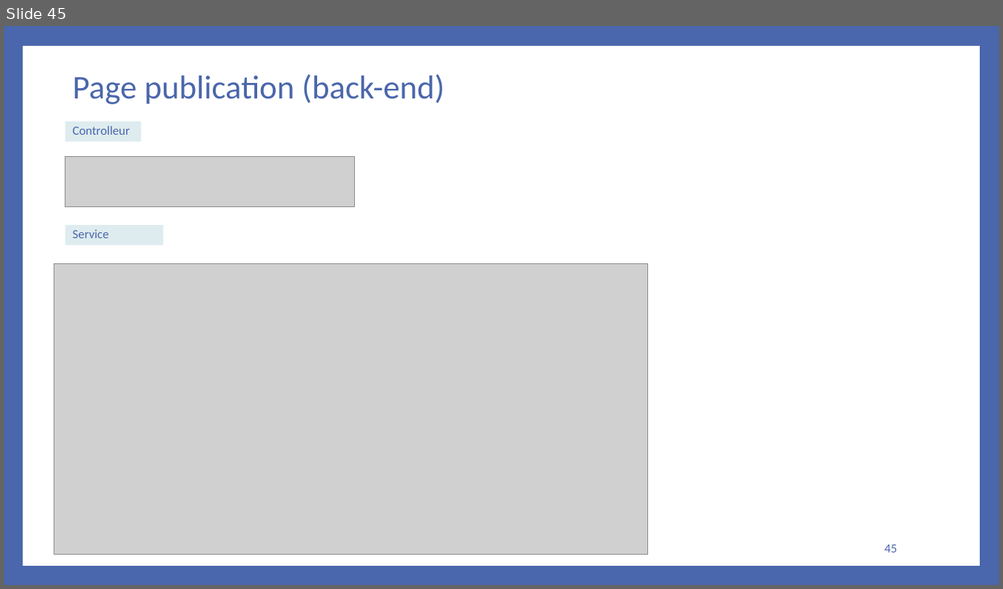
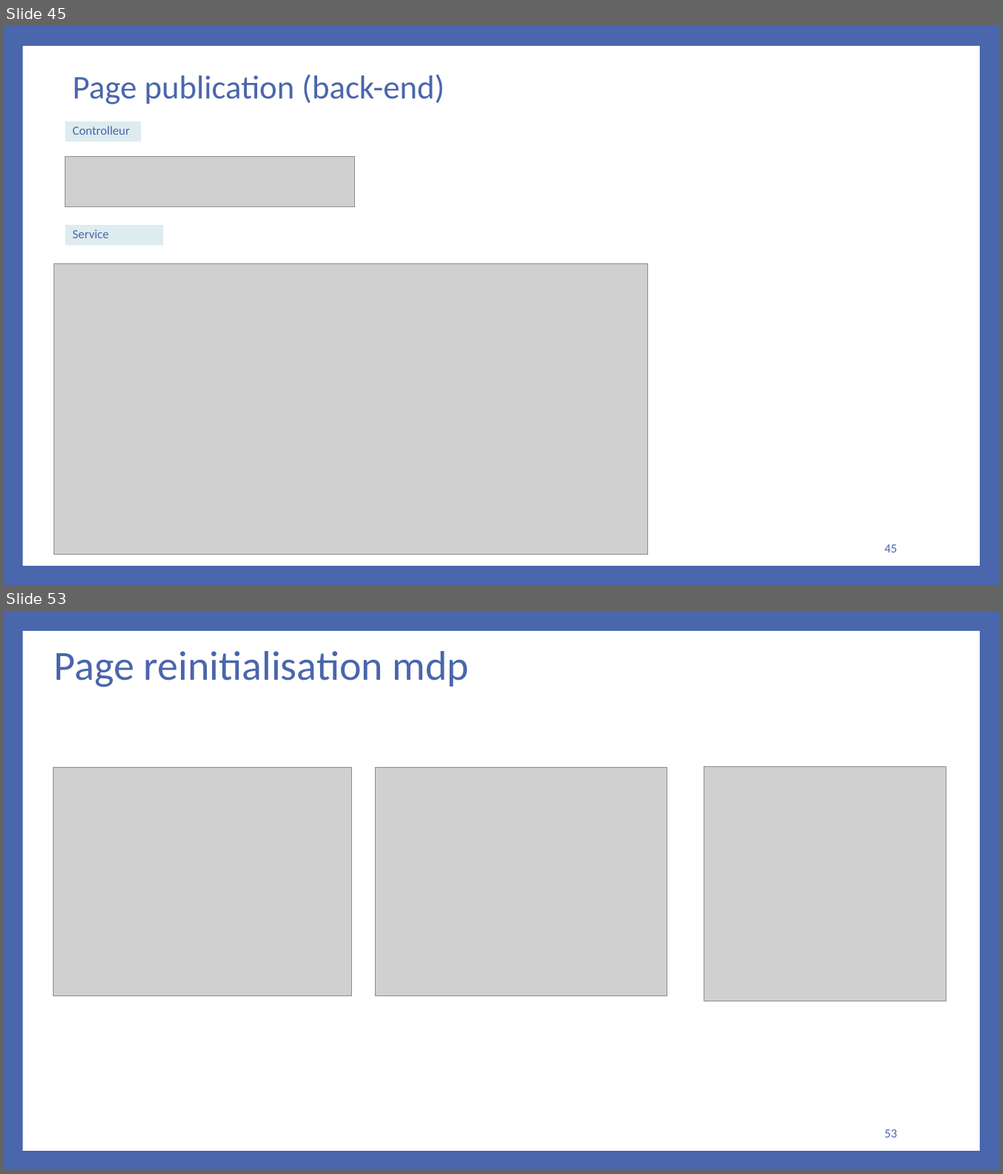
Before and after one commit to bakedpotato191/projet, a slide deck: rapport.PPTX. Shown one above the other, each under a label of ours: slide 45 before the commit, slides 45 and 53 after it; the slides between them are not shown. The pictures are 1003x589 and 1003x1174 pixels, drawn with LibreOffice and Linux fonts; fonts in the diff are those of the drawing; grey boxes stand for pictures. Boxes give left, top, right and bottom in pixels: in the first picture for what was removed or moved away, otherwise in the second. Text is boxed around its words. In the diff, an @@ line names an element or a change of style, - is before the commit and + after.

```diff
--- a/rapport.PPTX
+++ b/rapport.PPTX
@@ slide 53 added at (4,611,999,1170), background #4A66AC; not listed: 1 template element that a slide beside it also shows @@
@@ title added at (54,651,469,687), 40 pt, text #4A66AC @@
+Page reinitialisation mdp
@@ picture added at (54,768,352,997) @@
@@ picture added at (375,768,666,997) @@
@@ picture added at (704,767,945,1001) @@
@@ page number added at (884,1130,896,1138), 12 pt, text #4A66AC @@
+53
```
Also in this commit, not shown: 7 slides changed, 6 other slides added, 33 other files.
